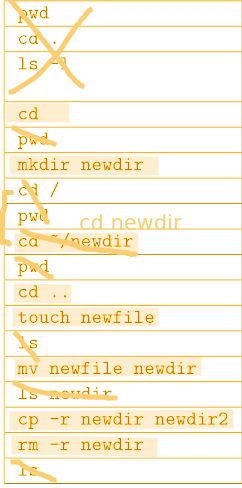
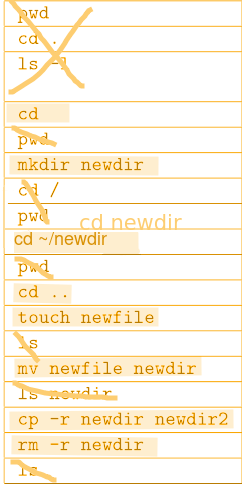
Layers edited between the first and the second (242, 488) image:
added layer "cd ~/newdir" over 14, 232, 107, 245
painted on "_2021-10-31-13-34-35.png" over 0, 185, 141, 257
